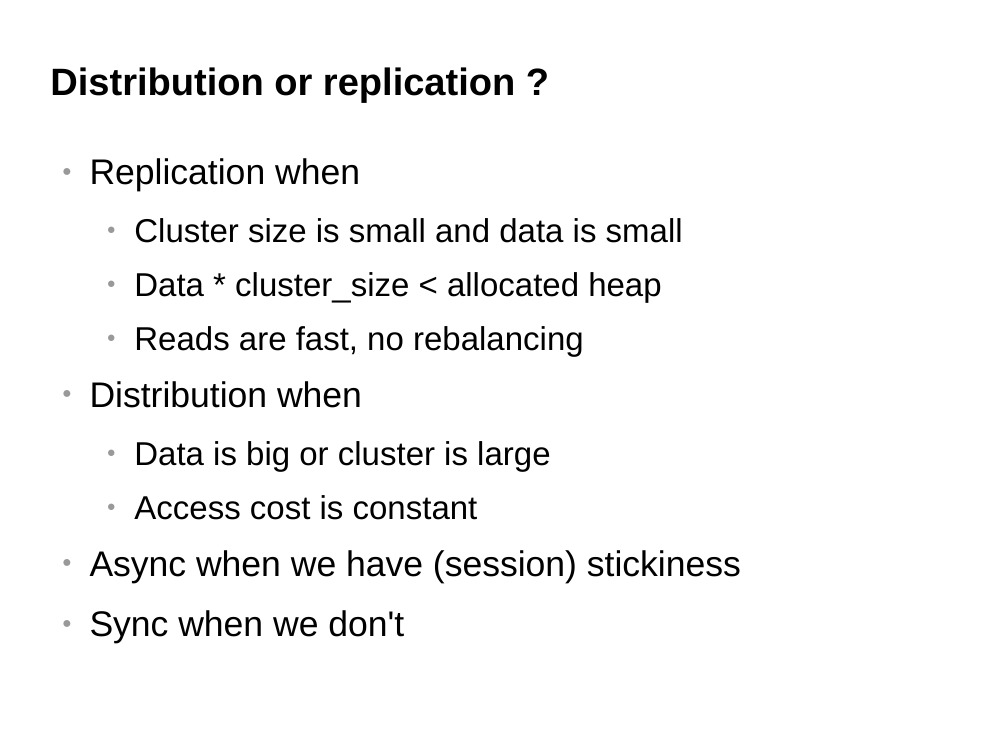
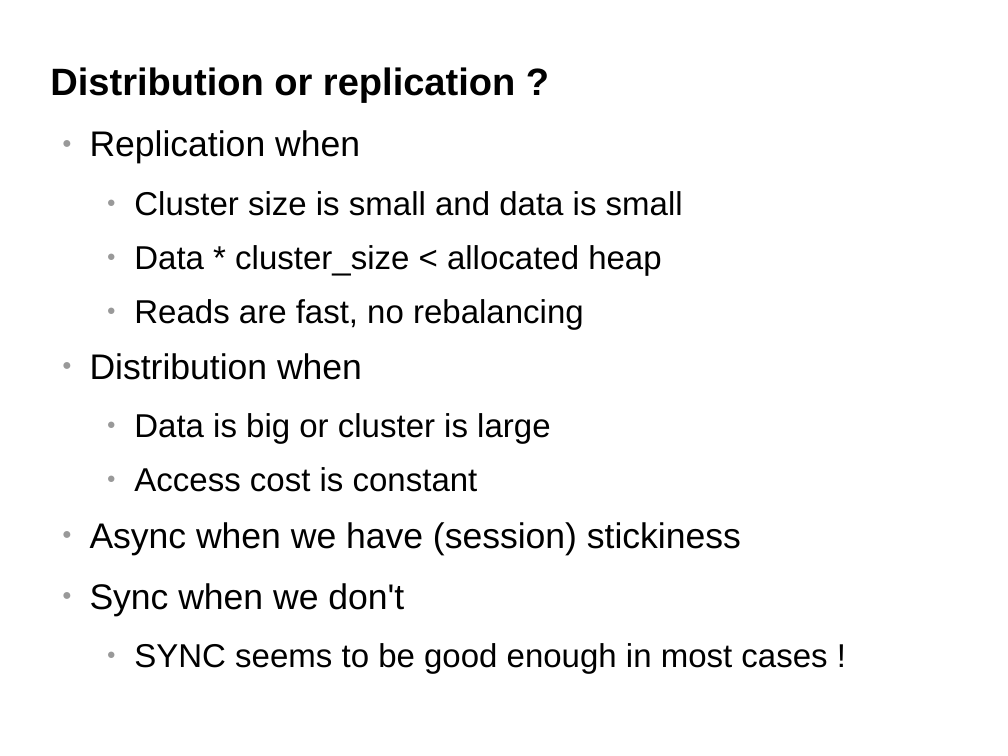
Before and after one commit to belaban/SessionPerf, a slide deck: slide 35 of docs/jbw2012.odp (slide 33 before the commit). Drawn at 1008x756 pixels with LibreOffice and Linux fonts; fonts in the diff are those of the drawing; background and template pictures are left out. Boxes give left, top, right and bottom in pixels: in the first picture for what was removed or moved away, otherwise in the second. Text is boxed around its words. In the diff, an @@ line names an element or a change of style, - is before the commit and + after.

```diff
--- a/docs/jbw2012.odp
+++ b/docs/jbw2012.odp
@@ text "Replication when" moved from (x1=90, y1=158, x2=741, y2=644) to (x1=90, y1=130, x2=827, y2=673) @@
@@ text at (x1=134, y1=643, x2=827, y2=673): paragraph added @@
+  ● SYNC seems to be good enough in most cases !
```
Also in this commit, not shown: 2 other slides changed, 2 slides added, 1 other file.
